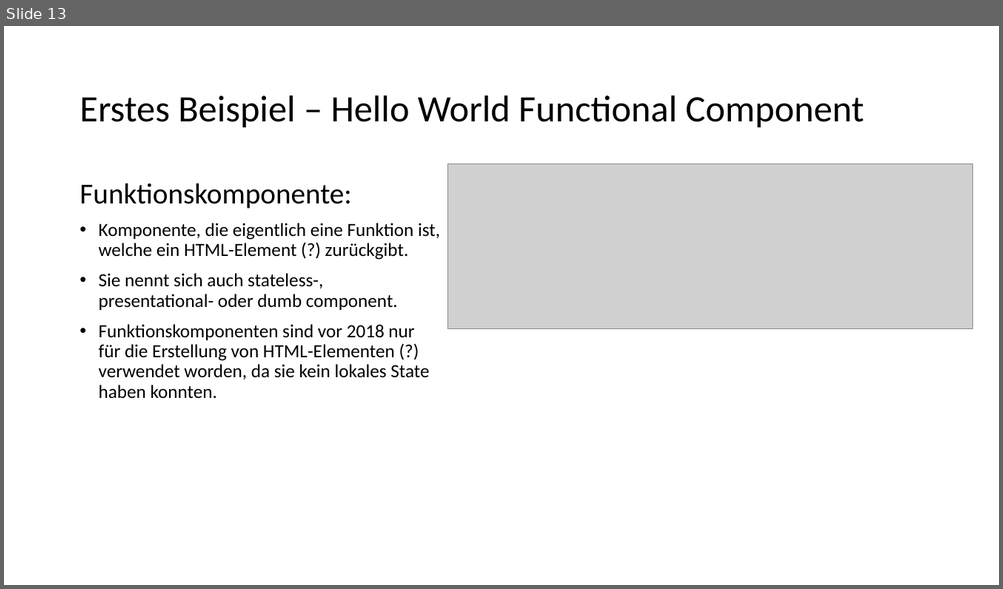
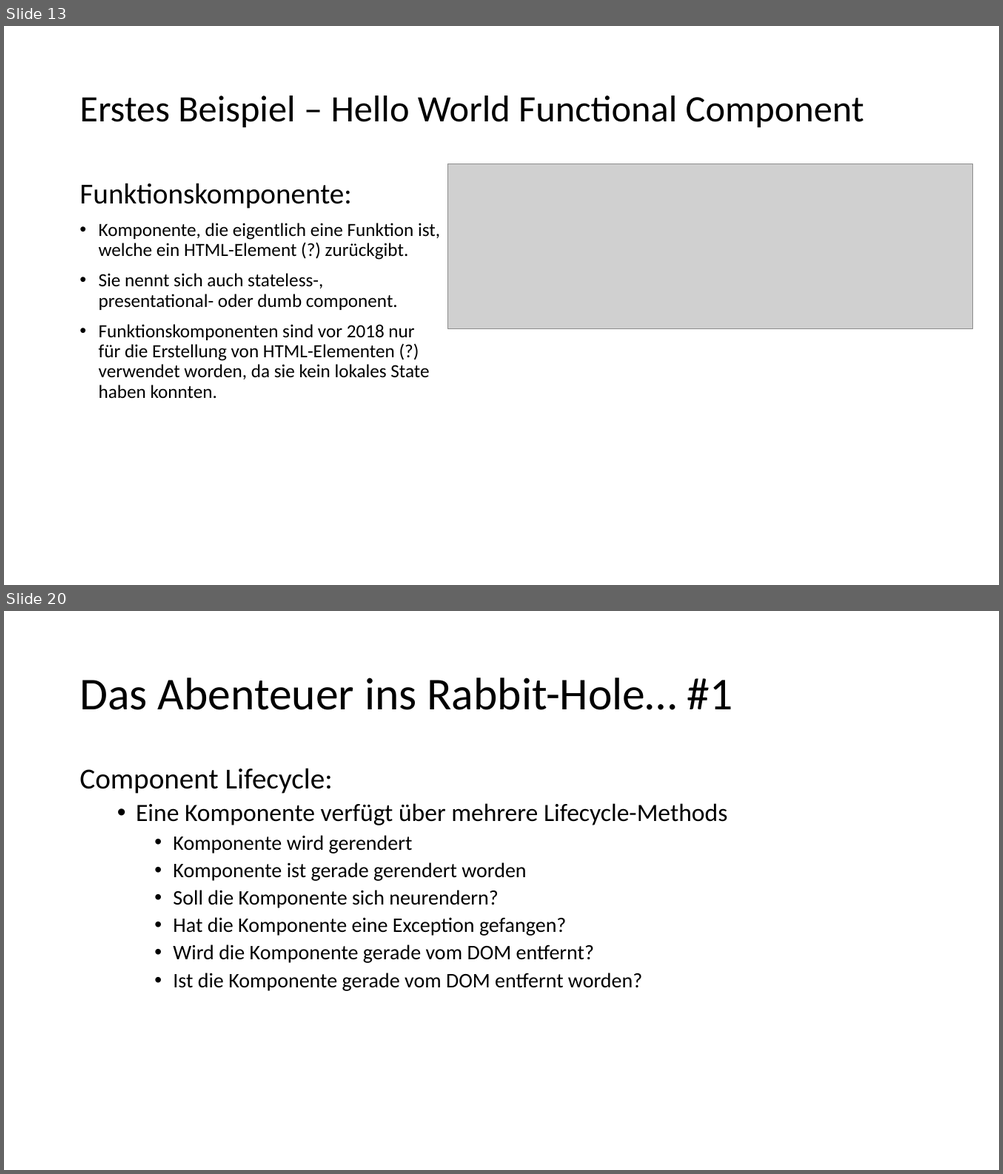
Before and after one commit to szitastamas/react_presentation_drheuer, a slide deck: React_Components.pptx. Shown one above the other, each under a label of ours: slide 13 before the commit, slides 13 and 20 after it; the slides between them are not shown. The pictures are 1003x589 and 1003x1174 pixels, drawn with LibreOffice and Linux fonts; fonts in the diff are those of the drawing; grey boxes stand for pictures. Boxes give left, top, right and bottom in pixels: in the first picture for what was removed or moved away, otherwise in the second. Text is boxed around its words. In the diff, an @@ line names an element or a change of style, - is before the commit and + after.

```diff
--- a/React_Components.pptx
+++ b/React_Components.pptx
@@ slide 20 added at <box>4,611,999,1170</box>, background #FFFFFF @@
@@ title added at <box>79,678,733,710</box>, 44 pt, text #000000 @@
+Das Abenteuer ins Rabbit-Hole… #1
@@ text added at <box>79,768,727,991</box>, 20 pt, text #000000 @@
+Component Lifecycle:
+  • Eine Komponente verfügt über mehrere Lifecycle-Methods
+    • Komponente wird gerendert
+    • Komponente ist gerade gerendert worden
+    • Soll die Komponente sich neurendern?
+    • Hat die Komponente eine Exception gefangen?
+    • Wird die Komponente gerade vom DOM entfernt?
+    • Ist die Komponente gerade vom DOM entfernt worden?
```
Also in this commit, not shown: 1 slide changed, 8 other slides added, 4 other files.
